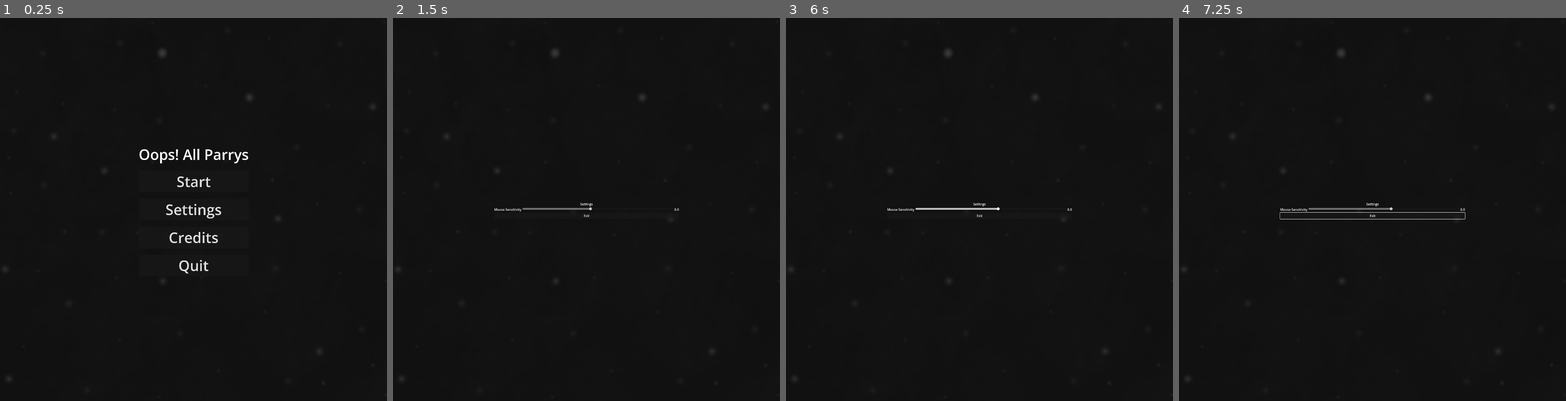
Above: before the commit, frames 1-4 (left to right).
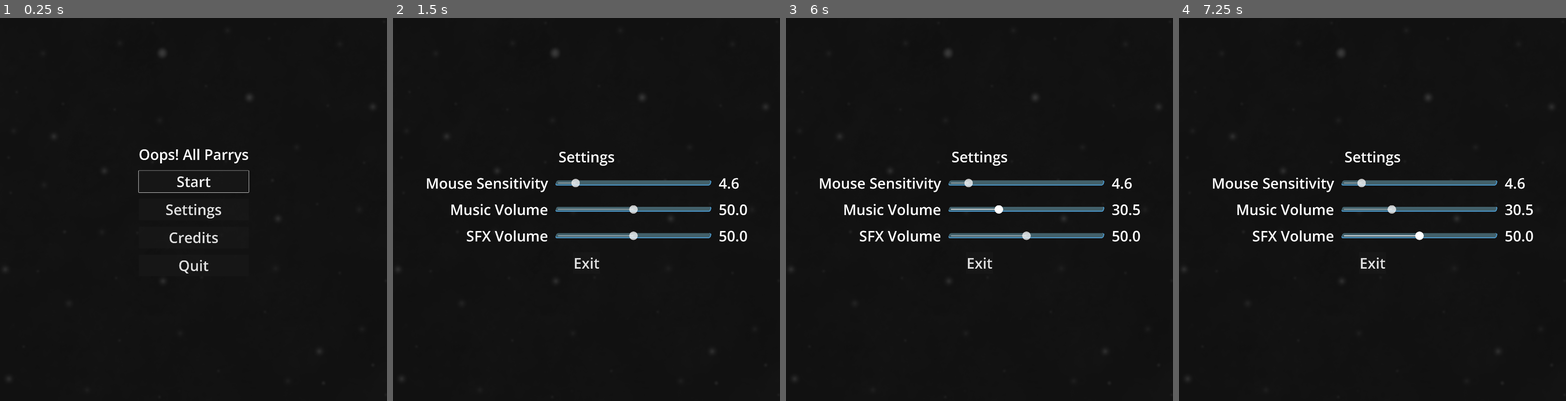
Above: after the commit, the same moments.

Repository: Restra9423/Jamfest-Spring-2026
Game: Godot game, scene res://UI/title.tscn
The game is run twice, just before and just after one commit, with the same random seed, the same clock (stepped at 60 frames per second) and the same inputs. Sound files missing from this copy of the repository are replaced by a short silence.
Inputs (mouse positions are in pixels of both pictures, inside the frame that each line leads up to):
- Up to frame 1 (0.25 s): no input
- Up to frame 2 (1.5 s): click "Settings" at 0.5 s; tap Enter at 1.25 s; move the mouse to (671, 190) at 1.27 s; hold D (Right) from 1.28 s (still down); click (671, 190) at 1.35 s
- Up to frame 3 (6 s): tap Space at 2, 3.5, 5 s; move the mouse to (902, 228) at 2.02 s; release D (Right) at 2.03 s; hold S (Down) 2.03-2.78 s; tap Down (AimDown) at 2.1 s; click (902, 228) at 2.3 s; tap Enter at 2.75, 4.25 s; move the mouse to (1018, 125) at 2.77 s; hold D (Right) 2.78-3.53 s; tap Left (AimLeft) at 2.85 s; click (1018, 125) at 3.05 s; move the mouse to (960, 286) at 3.52 s; hold W (Up) 3.53-4.28 s; tap Right (AimRight) at 3.6 s; click (960, 286) at 3.8 s; move the mouse to (1095, 266) at 4.27 s; hold A (Left) 4.28-5.78 s; tap Up (AimUp) at 4.35 s; click (1095, 266) at 4.55 s; move the mouse to (863, 152) at 5.02 s; click (863, 152) at 5.1 s; move the mouse to (998, 209) at 5.77 s; hold S (Down) from 5.78 s (still down); click (998, 209) at 5.85 s
- Up to frame 4 (7.25 s): move the mouse to (1314, 113) at 6.52 s; release S (Down) at 6.53 s; hold D (Right) from 6.53 s (still down); tap Down (AimDown) at 6.6 s; click (1314, 113) at 6.8 s

The runs differ from the first frame. In frame 1, 0.1% of the frame differs, in the area x 35-65%, y 39-46%; in frame 2, 3.1%; in frame 3, 3.1%; in frame 4, 3.2%, in the area x 8-92%, y 34-66%.

Commit message:
we did some stuff
Added Audio Buses (not currently implemented fully), edited how Pattern Spawner stores patterns, edited Shield Sprite storage, shrunk player hitbox, added controller support to SOME menus, implemented basic volume controls (still buggy), updated bullet parry function and bullet ricochet angles, player can now parry bullets that are inside their parry hitbox (but they are worth less points), added a small animation to parrying successfully, continued work on Settings menu UI.

Diff:
--- a/Prefabs/AudioController.tscn
+++ b/Prefabs/AudioController.tscn
@@ -6,7 +6,5 @@
 script = ExtResource("1_bimbq")
 
 [node name="Music" type="AudioStreamPlayer" parent="." unique_id=1081648407]
-volume_db = -5.0
 
 [node name="SFX" type="AudioStreamPlayer" parent="." unique_id=738064960]
-volume_db = 2.5
--- a/Prefabs/PatternSpawner.tscn
+++ b/Prefabs/PatternSpawner.tscn
@@ -1,9 +1,18 @@
 [gd_scene format=3 uid="uid://djiitpxgsp02t"]
 
 [ext_resource type="Script" uid="uid://0bb3mt2iso4l" path="res://Scripts/patternSpawner.gd" id="1_2sovd"]
+[ext_resource type="PackedScene" uid="uid://cryd88wwyigoj" path="res://Prefabs/Bullet Patterns/ParryCirclePattern1.tscn" id="2_5o01j"]
+[ext_resource type="PackedScene" uid="uid://cul5eigkcnwns" path="res://Prefabs/Bullet Patterns/UnparryCirclePattern1.tscn" id="3_mnkuo"]
+[ext_resource type="PackedScene" uid="uid://ruviwgosc4y5" path="res://Prefabs/Bullet Patterns/ParrySpearPattern.tscn" id="4_758bo"]
+[ext_resource type="PackedScene" uid="uid://c8ii6g7jho1n2" path="res://Prefabs/Bullet Patterns/UnparrySpearPattern.tscn" id="5_tdlvc"]
+[ext_resource type="PackedScene" uid="uid://iuj1ovoxyf5x" path="res://Prefabs/Bullet Patterns/VPattern.tscn" id="6_jx3da"]
+[ext_resource type="PackedScene" uid="uid://bjp3gpj3rvffl" path="res://Prefabs/Bullet Patterns/LinePattern.tscn" id="7_02fpo"]
+[ext_resource type="PackedScene" uid="uid://djg5mj3kja0qq" path="res://Prefabs/Bullet Patterns/WavePattern.tscn" id="8_8dslv"]
+[ext_resource type="PackedScene" uid="uid://dejoq8cfsmchq" path="res://Prefabs/Bullet Patterns/HomingPattern1.tscn" id="9_ru17v"]
 
 [node name="PatternSpawner" type="Node2D" unique_id=680363320]
 script = ExtResource("1_2sovd")
+patternList = Array[PackedScene]([ExtResource("2_5o01j"), ExtResource("3_mnkuo"), ExtResource("4_758bo"), ExtResource("5_tdlvc"), ExtResource("6_jx3da"), ExtResource("7_02fpo"), ExtResource("8_8dslv"), ExtResource("9_ru17v")])
 
 [node name="WaveTimer" type="Timer" parent="." unique_id=869479075]
 wait_time = 2.0
--- a/Prefabs/Player.tscn
+++ b/Prefabs/Player.tscn
@@ -2,16 +2,22 @@
 
 [ext_resource type="Texture2D" uid="uid://dkoiqnalnn0sh" path="res://Art/placeholderChar.png" id="1_um8lo"]
 [ext_resource type="Script" uid="uid://dpyrp55kf2kuf" path="res://Scripts/playerController.gd" id="1_x3d5u"]
+[ext_resource type="Texture2D" uid="uid://bfc25hpcobgil" path="res://Art/OrangeShield.png" id="3_gg3t4"]
 [ext_resource type="SpriteFrames" uid="uid://dr87lchxpvjjf" path="res://Art/CharAnim.tres" id="3_shmu5"]
+[ext_resource type="Texture2D" uid="uid://d18gwi35244a7" path="res://Art/PurpleShield.png" id="4_javds"]
 [ext_resource type="Texture2D" uid="uid://cv05qqpjql5dn" path="res://Art/WhiteShield.png" id="4_shmu5"]
 
 [sub_resource type="CircleShape2D" id="CircleShape2D_b43ah"]
-radius = 43.011627
+radius = 37.0
 
-[node name="Player" type="CharacterBody2D" unique_id=740572060 groups=["Player"]]
+[node name="Player" type="CharacterBody2D" unique_id=740572060 node_paths=PackedStringArray("parryZone") groups=["Player"]]
 collision_layer = 2
 collision_mask = 12
 script = ExtResource("1_x3d5u")
+parryTextureWhite = ExtResource("4_shmu5")
+parryTextureOrange = ExtResource("3_gg3t4")
+parryTexturePurple = ExtResource("4_javds")
+parryZone = NodePath("ParryPivot/ParryZone")
 
 [node name="CollisionShape2D" type="CollisionShape2D" parent="." unique_id=756021141]
 shape = SubResource("CircleShape2D_b43ah")
@@ -46,7 +52,8 @@
 scale = Vector2(3.5382335, 3.301938)
 polygon = PackedVector2Array(39.624855, -8.479868, 37.36384, -16.656883, 32.55918, -19.685408, 37.081215, -22.713932, 4 …(192 unchanged characters)…
 
-[node name="Sprite2D" type="Sprite2D" parent="ParryPivot" unique_id=566237161]
+[node name="ParrySprite" type="Sprite2D" parent="ParryPivot" unique_id=566237161]
+unique_name_in_owner = true
 z_index = 1
 position = Vector2(75.635, 0)
 rotation = 1.5707964
--- a/Scripts/audioController.gd
+++ b/Scripts/audioController.gd
@@ -2,6 +2,8 @@
 
 @onready var music : AudioStreamPlayer = $Music
 @onready var sfx : AudioStreamPlayer = $SFX
+
+var priorityPlaying : bool = false
 
 var gameBGM = preload("res://Sound/Music/BulletHellSong.wav")
 var deathBGM = preload("res://Sound/Music/BulletHellDeathJingle.wav")
@@ -13,7 +15,9 @@
 var deathSound = preload("res://Sound/SFX/ExplosionDeath8Bit_SFX.wav")
 var clickSound = preload("res://Sound/SFX/UISelect8Bit_SFX.wav")
 
-var priorityPlaying : bool = false
+func _ready() -> void:
+	music.volume_db += -5.0
+	sfx.volume_db += 2.5
 
 func playMusic(stream: AudioStream):
 	if (music.stream != stream):
@@ -29,3 +33,6 @@
 		priorityPlaying = true
 		await sfx.finished
 		priorityPlaying = false
+
+func setVolume(player : AudioStreamPlayer, volume : float):
+	player.volume_db = volume
--- a/Scripts/bullet.gd
+++ b/Scripts/bullet.gd
@@ -60,9 +60,8 @@
 
 func setParried(parriedDir: Vector2):
 	mySprite.frame = 2
-	speed *= 2
-	moveDir *= -1
-	moveDir = (moveDir + (parriedDir.normalized() * 1.5)).normalized()
+	speed = (speed * 1.5) + 200
+	moveDir = (-(moveDir) + (parriedDir * 2)).normalized()
 	parriedBullet = true
 
 func _on_area_entered(area: Area2D) -> void:
@@ -70,17 +69,7 @@
 		if(parriedBullet && isParryable && !area.isParryable && !area.parriedBullet):
 			ScoreCounter.incrementScore(area.pointValue)
 			ScoreManager.instance.updateScore()
-			print("proof")
-			if (area.moveDir.x > moveDir.x):
-				if (area.moveDir.y > moveDir.y):
-					area.setParried(-(abs(area.moveDir * moveDir)))
-				else:
-					area.setParried(Vector2(-(abs(area.moveDir.x * moveDir.x)), abs(area.moveDir.y * moveDir.y)))
-			else:
-				if (area.moveDir.y < moveDir.y):
-					area.setParried(abs(area.moveDir * moveDir))
-				else:
-					area.setParried(Vector2(abs(area.moveDir.x * moveDir.x), -(abs(area.moveDir.y * moveDir.y))))
+			area.setParried(self.position.direction_to(area.position).normalized())
 
 
 func _on_visible_on_screen_notifier_2d_screen_exited() -> void:
--- a/Scripts/gameManager.gd
+++ b/Scripts/gameManager.gd
@@ -1,6 +1,5 @@
 extends Node2D
 
 
-# Called when the node enters the scene tree for the first time.
 func _ready() -> void:
 	AudioController.playMusic(AudioController.gameBGM)
--- a/Scripts/patternSpawner.gd
+++ b/Scripts/patternSpawner.gd
@@ -2,17 +2,9 @@
 
 @onready var waveTimer : Timer = $WaveTimer
 var totalWaves : float = 0.0
-var parryCirclePattern1 = preload("res://Prefabs/Bullet Patterns/ParryCirclePattern1.tscn")
-var unparryCirclePattern1 = preload("res://Prefabs/Bullet Patterns/UnparryCirclePattern1.tscn")
-var parrySpearPattern = preload("res://Prefabs/Bullet Patterns/ParrySpearPattern.tscn")
-var unparrySpearPattern = preload("res://Prefabs/Bullet Patterns/UnparrySpearPattern.tscn")
-var vPattern = preload("res://Prefabs/Bullet Patterns/VPattern.tscn")
-var linePattern = preload("res://Prefabs/Bullet Patterns/LinePattern.tscn")
-var wavePattern = preload("res://Prefabs/Bullet Patterns/WavePattern.tscn")
-var homingPattern1 = preload("res://Prefabs/Bullet Patterns/HomingPattern1.tscn")
 
 # Create an array of references to each existing bullet pattern
-var patternList = [parryCirclePattern1, unparryCirclePattern1, parrySpearPattern, unparrySpearPattern, vPattern, linePattern, wavePattern, homingPattern1]
+@export var patternList : Array[PackedScene]
 
 func _on_ready() -> void:
 	waveTimer.wait_time = 0.0
--- a/Scripts/playerController.gd
+++ b/Scripts/playerController.gd
@@ -5,7 +5,11 @@
 @export var health2: Node2D
 @export var health1: Node2D
 @onready var playerSprite = $Area2D/AnimatedSprite2D
-@onready var parrySprite : Sprite2D = $ParryPivot/Sprite2D
+@onready var parrySprite : Sprite2D = %ParrySprite
+
+@export var parryTextureWhite: Texture
+@export var parryTextureOrange: Texture
+@export var parryTexturePurple: Texture
 
 #timers references
 @onready var iFrames : Timer = $iFrames
@@ -27,7 +31,7 @@
 
 #input initialization
 @onready var parryPivot : Node2D = $ParryPivot
-@onready var parryZone : Area2D = $ParryPivot/ParryZone
+@export var parryZone : Area2D
 var mouseInput = Vector2.ZERO
 var aimInput = Vector2.ZERO
 
@@ -46,11 +50,11 @@
 
 	#parry state check
 	if(parryLength.time_left > 0):
-		parrySprite.texture = load("res://Art/OrangeShield.png")
+		parrySprite.texture = parryTextureOrange
 	elif(parryCooldown.time_left > 0):
-		parrySprite.texture = load("res://Art/PurpleShield.png")
+		parrySprite.texture = parryTexturePurple
 	else:
-		parrySprite.texture = load("res://Art/WhiteShield.png")
+		parrySprite.texture = parryTextureWhite
 
 	#get input
 	moveInput = Vector2(Input.get_axis("Left", "Right"), Input.get_axis("Up", "Down")).normalized()
@@ -74,6 +78,12 @@
 		parrying = true
 		parryLength.start()
 
+func _physics_process(_delta: float) -> void:
+	for area in parryZone.get_overlapping_areas():
+		if(parryLength.time_left > 0 && area.isParryable && !area.parriedBullet):
+			parry(area.pointValue/4)
+			area.setParried(((parryDir + self.position.direction_to(area.position))/2).normalized())
+
 
 
 #collision functions
@@ -85,14 +95,7 @@
 func _on_parry_zone_area_entered(area: Area2D) -> void:
 	if(parryLength.time_left > 0 && area.isParryable && !area.parriedBullet):
 		parry(area.pointValue)
-		area.setParried(parryDir)
-	else:
-		await get_tree().create_timer(0.5).timeout
-		if (is_instance_valid(area)):
-			if(parryLength.time_left > 0 && area.isParryable && parryZone.overlaps_area(area) && !area.parriedBullet):
-				parry(area.pointValue)
-				area.setParried((parryDir + ((position - area.position) / 2)).normalized())
-
+		area.setParried(((parryDir + self.position.direction_to(area.position))/2).normalized())
 
 
 #custom functions
@@ -110,6 +113,11 @@
 	if (totalHeals < ScoreCounter.currentScore/10000):
 		heal()
 		totalHeals += 1
+
+	var parryTween = get_tree().create_tween()
+	parryTween.tween_property(parrySprite, "position:x", 110.0, 0.06).set_trans(Tween.TRANS_BOUNCE)
+	parryTween.tween_property(parrySprite, "position:x", 75.635, 0.10).set_trans(Tween.TRANS_BOUNCE)
+
 
 func hurt():
 	print("hurt function called")
--- a/UI/death.gd
+++ b/UI/death.gd
@@ -3,6 +3,7 @@
 @export var scoreDisplay : Label
 
 func _ready() -> void:
+	$VBoxContainer/Restart.grab_focus()
 	scoreDisplay.text = str(ScoreCounter.currentScore)
 	AudioController.playSFX(AudioController.deathSound)
 	AudioController.playMusic(AudioController.deathBGM)
--- a/UI/death.tscn
+++ b/UI/death.tscn
@@ -55,14 +55,26 @@
 
 [node name="Restart" type="Button" parent="VBoxContainer" unique_id=2039440741]
 layout_mode = 2
+focus_neighbor_top = NodePath("../Quit")
+focus_neighbor_bottom = NodePath("../Main Menu")
+focus_next = NodePath("../Main Menu")
+focus_previous = NodePath("../Quit")
 text = "Restart"
 
 [node name="Main Menu" type="Button" parent="VBoxContainer" unique_id=388200324]
 layout_mode = 2
+focus_neighbor_top = NodePath("../Restart")
+focus_neighbor_bottom = NodePath("../Quit")
+focus_next = NodePath("../Quit")
+focus_previous = NodePath("../Restart")
 text = "Main Menu"
 
 [node name="Quit" type="Button" parent="VBoxContainer" unique_id=1429858335]
 layout_mode = 2
+focus_neighbor_top = NodePath("../Main Menu")
+focus_neighbor_bottom = NodePath("../Restart")
+focus_next = NodePath("../Restart")
+focus_previous = NodePath("../Main Menu")
 text = "Quit"
 
 [connection signal="pressed" from="VBoxContainer/Restart" to="." method="_on_restart_pressed"]
--- a/UI/settings.gd
+++ b/UI/settings.gd
@@ -1,17 +1,51 @@
 extends Control
 
 @export var sfx: AudioStreamPlayer
-@onready var aimSlider : HSlider = $VBoxContainer/Sensitivity/aimSlider
-var click_sound = preload("res://Sound/SFX/UISelect8Bit_SFX.wav")
-var death_sound = preload("res://Sound/SFX/ExplosionDeath8Bit_SFX.wav")
+@onready var aimSlider : HSlider = %aimSlider
+@onready var musicSlider : HSlider = %musicSlider
+@onready var sfxSlider : HSlider = %sfxSlider
+@onready var aimDisplay : Label = %aimDisplay
+@onready var musicDisplay : Label = %musicDisplay
+@onready var sfxDisplay : Label = %sfxDisplay
 
 func _ready() -> void:
 	AudioController.playMusic(AudioController.gameBGM)
 	Input.set_mouse_mode(Input.MOUSE_MODE_VISIBLE)
-	aimSlider.value = SettingsManager.mouseSensitivity
+	aimSlider.value = (5.0 - (SettingsManager.mouseSensitivity / 10))
+	if (AudioController.music.volume_db == -5.0 && AudioController.sfx.volume_db == 2.5):
+		musicSlider.value = 50.0
+		sfxSlider.value = 50.0
+	else:
+		musicSlider.value = AudioController.music.volume_db
+		sfxSlider.value = AudioController.music.volume_db
 
-func _on_h_slider_drag_ended(value_changed: bool) -> void:
-	SettingsManager.setMouseSensitivity(aimSlider.value)
+func _process(_delta) -> void:
+	aimDisplay.text = str(aimSlider.value)
+	musicDisplay.text = str(musicSlider.value)
+	sfxDisplay.text = str(sfxSlider.value)
+
+func _on_h_slider_drag_ended(_value_changed: bool) -> void:
+	SettingsManager.setMouseSensitivity(5.0 - (aimSlider.value / 10))
+
+func _on_music_slider_drag_ended(_value_changed: bool) -> void:
+	if (musicSlider.value == 0.0):
+		AudioController.setVolume(AudioController.music, -80.0)
+	elif musicSlider.value <= 50.0:
+		var db = remap(musicSlider.value, 0.1, 50.0, -15.0, -5.0)
+		AudioController.setVolume(AudioController.music, db)
+	else:
+		var db = remap(musicSlider.value, 50.0, 100.0, -5.0, 10.0)
+		AudioController.setVolume(AudioController.music, db)
+
+func _on_sfx_slider_drag_ended(_value_changed: bool) -> void:
+	if (sfxSlider.value == 0.0):
+		AudioController.setVolume(AudioController.sfx, -80.0)
+	elif musicSlider.value <= 50.0:
+		var db = remap(musicSlider.value, 0.1, 50.0, -15.0, 2.5)
+		AudioController.setVolume(AudioController.music, db)
+	else:
+		var db = remap(musicSlider.value, 50.0, 100.0, 2.5, 10.0)
+		AudioController.setVolume(AudioController.music, db)
 
 func _on_exit_pressed() -> void:
 	AudioController.playSFX(AudioController.clickSound)
--- a/UI/settings.tscn
+++ b/UI/settings.tscn
@@ -3,10 +3,6 @@
 [ext_resource type="Script" uid="uid://bihiap0lw5x8f" path="res://UI/settings.gd" id="1_7iqql"]
 [ext_resource type="Texture2D" uid="uid://3pn0sh3mbpie" path="res://Art/Background.png" id="2_wgjsl"]
 [ext_resource type="Theme" uid="uid://b0t0wqywuh78x" path="res://UI/ui_theme.tres" id="3_hnc8t"]
-
-[sub_resource type="LabelSettings" id="LabelSettings_fb0e8"]
-
-[sub_resource type="LabelSettings" id="LabelSettings_lgafb"]
 
 [node name="Settings" type="Control" unique_id=1857315905 node_paths=PackedStringArray("sfx")]
 layout_mode = 3
@@ -15,6 +11,7 @@
 anchor_bottom = 1.0
 grow_horizontal = 2
 grow_vertical = 2
+theme = ExtResource("3_hnc8t")
 script = ExtResource("1_7iqql")
 sfx = NodePath("")
 
@@ -47,34 +44,90 @@
 
 [node name="Label" type="Label" parent="VBoxContainer" unique_id=1575087308]
 layout_mode = 2
-theme = ExtResource("3_hnc8t")
 text = "Settings"
-label_settings = SubResource("LabelSettings_fb0e8")
 horizontal_alignment = 1
 
-[node name="Sensitivity" type="HBoxContainer" parent="VBoxContainer" unique_id=787798267]
+[node name="HBoxContainer" type="HBoxContainer" parent="VBoxContainer" unique_id=456339048]
+layout_mode = 2
+theme_override_constants/separation = 48
+
+[node name="VBoxContainer" type="VBoxContainer" parent="VBoxContainer/HBoxContainer" unique_id=1855571428]
 layout_mode = 2
 
-[node name="Label2" type="Label" parent="VBoxContainer/Sensitivity" unique_id=289590979]
+[node name="Label" type="Label" parent="VBoxContainer/HBoxContainer/VBoxContainer" unique_id=289590979]
 layout_mode = 2
+size_flags_horizontal = 8
 text = "Mouse Sensitivity"
-label_settings = SubResource("LabelSettings_lgafb")
 horizontal_alignment = 1
 
-[node name="aimSlider" type="HSlider" parent="VBoxContainer/Sensitivity" unique_id=1951586010]
+[node name="Label2" type="Label" parent="VBoxContainer/HBoxContainer/VBoxContainer" unique_id=1968164570]
+layout_mode = 2
+size_flags_horizontal = 8
+text = "Music Volume"
+horizontal_alignment = 1
+
+[node name="Label3" type="Label" parent="VBoxContainer/HBoxContainer/VBoxContainer" unique_id=155799215]
+layout_mode = 2
+size_flags_horizontal = 8
+text = "SFX Volume"
+horizontal_alignment = 1
+
+[node name="VBoxContainer2" type="VBoxContainer" parent="VBoxContainer/HBoxContainer" unique_id=1214563227]
+layout_mode = 2
+
+[node name="aimSlider" type="HSlider" parent="VBoxContainer/HBoxContainer/VBoxContainer2" unique_id=1951586010]
+unique_name_in_owner = true
 custom_minimum_size = Vector2(750, 0)
 layout_mode = 2
-max_value = 10.0
+size_flags_horizontal = 4
+size_flags_vertical = 6
+max_value = 50.0
 step = 0.1
 
-[node name="Display" type="Label" parent="VBoxContainer/Sensitivity" unique_id=1804054237]
+[node name="musicSlider" type="HSlider" parent="VBoxContainer/HBoxContainer/VBoxContainer2" unique_id=1289285435]
+unique_name_in_owner = true
+custom_minimum_size = Vector2(750, 0)
 layout_mode = 2
+size_flags_vertical = 6
+step = 0.1
+
+[node name="sfxSlider" type="HSlider" parent="VBoxContainer/HBoxContainer/VBoxContainer2" unique_id=393601576]
+unique_name_in_owner = true
+custom_minimum_size = Vector2(750, 0)
+layout_mode = 2
+size_flags_vertical = 6
+step = 0.1
+
+[node name="VBoxContainer3" type="VBoxContainer" parent="VBoxContainer/HBoxContainer" unique_id=860326737]
+layout_mode = 2
+
+[node name="aimDisplay" type="Label" parent="VBoxContainer/HBoxContainer/VBoxContainer3" unique_id=1804054237]
+unique_name_in_owner = true
+layout_mode = 2
+size_flags_horizontal = 0
+text = "0.0"
+horizontal_alignment = 1
+
+[node name="musicDisplay" type="Label" parent="VBoxContainer/HBoxContainer/VBoxContainer3" unique_id=699103381]
+unique_name_in_owner = true
+layout_mode = 2
+size_flags_horizontal = 0
+text = "0.0"
+horizontal_alignment = 1
+
+[node name="sfxDisplay" type="Label" parent="VBoxContainer/HBoxContainer/VBoxContainer3" unique_id=326332639]
+unique_name_in_owner = true
+layout_mode = 2
+size_flags_horizontal = 0
 text = "0.0"
 horizontal_alignment = 1
 
 [node name="Exit" type="Button" parent="VBoxContainer" unique_id=1369645295]
 layout_mode = 2
+size_flags_horizontal = 4
 text = "Exit"
 
-[connection signal="drag_ended" from="VBoxContainer/Sensitivity/aimSlider" to="." method="_on_h_slider_drag_ended"]
+[connection signal="drag_ended" from="VBoxContainer/HBoxContainer/VBoxContainer2/aimSlider" to="." method="_on_h_slider_drag_ended"]
+[connection signal="drag_ended" from="VBoxContainer/HBoxContainer/VBoxContainer2/musicSlider" to="." method="_on_music_slider_drag_ended"]
+[connection signal="drag_ended" from="VBoxContainer/HBoxContainer/VBoxContainer2/sfxSlider" to="." method="_on_sfx_slider_drag_ended"]
 [connection signal="pressed" from="VBoxContainer/Exit" to="." method="_on_exit_pressed"]
--- a/UI/title.gd
+++ b/UI/title.gd
@@ -3,6 +3,7 @@
 
 func _ready() -> void:
 	Input.set_mouse_mode(Input.MOUSE_MODE_VISIBLE)
+	$VBoxContainer/Start.grab_focus()
 	AudioController.playMusic(AudioController.gameBGM)
 
 func _on_start_pressed() -> void:
--- a/UI/title.tscn
+++ b/UI/title.tscn
@@ -49,18 +49,26 @@
 
 [node name="Start" type="Button" parent="VBoxContainer" unique_id=1343386419]
 layout_mode = 2
+focus_neighbor_top = NodePath("../Quit")
+focus_neighbor_bottom = NodePath("../Settings")
 text = "Start"
 
 [node name="Settings" type="Button" parent="VBoxContainer" unique_id=593332406]
 layout_mode = 2
+focus_neighbor_top = NodePath("../Start")
+focus_neighbor_bottom = NodePath("../Credits")
 text = "Settings"
 
 [node name="Credits" type="Button" parent="VBoxContainer" unique_id=1251620939]
 layout_mode = 2
+focus_neighbor_top = NodePath("../Settings")
+focus_neighbor_bottom = NodePath("../Quit")
 text = "Credits"
 
 [node name="Quit" type="Button" parent="VBoxContainer" unique_id=1560069852]
 layout_mode = 2
+focus_neighbor_top = NodePath("../Credits")
+focus_neighbor_bottom = NodePath("../Start")
 text = "Quit"
 
 [connection signal="pressed" from="VBoxContainer/Start" to="." method="_on_start_pressed"]
--- a/UI/ui_theme.tres
+++ b/UI/ui_theme.tres
@@ -1,5 +1,72 @@
 [gd_resource type="Theme" format=3 uid="uid://b0t0wqywuh78x"]
+
+[sub_resource type="DPITexture" id="DPITexture_v4gqq"]
+_source = "<svg xmlns=\"http://www.w3.org/2000/svg\" width=\"16\" height=\"16\"><circle cx=\"8\" cy=\"8\" r=\"7\" fill=\"#fefefe\" fill-opacity=\".75\"/></svg>
+"
+base_scale = 3.0
+
+[sub_resource type="DPITexture" id="DPITexture_it55r"]
+_source = "<svg xmlns=\"http://www.w3.org/2000/svg\" width=\"16\" height=\"16\"><circle cx=\"8\" cy=\"8\" r=\"7\" fill=\"#fefefe\" fill-opacity=\".37\"/></svg>
+"
+
+[sub_resource type="DPITexture" id="DPITexture_p8160"]
+_source = "<svg xmlns=\"http://www.w3.org/2000/svg\" width=\"16\" height=\"16\"><circle cx=\"8\" cy=\"8\" r=\"7\" fill=\"#fefefe\"/></svg>
+"
+base_scale = 3.0
+
+[sub_resource type="DPITexture" id="DPITexture_6tkuj"]
+_source = "<svg xmlns=\"http://www.w3.org/2000/svg\" width=\"4\" height=\"8\"><path fill=\"#fff\" fill-opacity=\".25\" d=\"M1 0h2v16H1z\"/></svg>
+"
+
+[sub_resource type="StyleBoxFlat" id="StyleBoxFlat_qbadw"]
+content_margin_left = 4.0
+content_margin_top = 4.0
+content_margin_right = 4.0
+content_margin_bottom = 4.0
+bg_color = Color(1, 1, 1, 0.4)
+corner_radius_top_left = 4
+corner_radius_top_right = 4
+corner_radius_bottom_right = 4
+corner_radius_bottom_left = 4
+corner_detail = 6
+
+[sub_resource type="StyleBoxFlat" id="StyleBoxFlat_s437d"]
+content_margin_left = 4.0
+content_margin_top = 4.0
+content_margin_right = 4.0
+content_margin_bottom = 4.0
+bg_color = Color(1, 1, 1, 0.75)
+corner_radius_top_left = 4
+corner_radius_top_right = 4
+corner_radius_bottom_right = 4
+corner_radius_bottom_left = 4
+corner_detail = 6
+
+[sub_resource type="StyleBoxFlat" id="StyleBoxFlat_5ibwq"]
+bg_color = Color(0.2606672, 0.37730116, 0.41686672, 1)
+skew = Vector2(0.3, 0)
+border_width_right = 5
+border_width_bottom = 5
+border_color = Color(0.296, 0.59839994, 0.8, 1)
+corner_radius_top_left = 8
+corner_radius_top_right = 8
+corner_radius_bottom_right = 8
+corner_radius_bottom_left = 8
+expand_margin_left = 10.0
+expand_margin_top = 10.0
+expand_margin_right = 10.0
+expand_margin_bottom = 10.0
 
 [resource]
 default_font_size = 72
 BoxContainer/constants/separation = 32
+HSlider/constants/center_grabber = 0
+HSlider/constants/grabber_offset = 0
+HSlider/constants/tick_offset = 0
+HSlider/icons/grabber = SubResource("DPITexture_v4gqq")
+HSlider/icons/grabber_disabled = SubResource("DPITexture_it55r")
+HSlider/icons/grabber_highlight = SubResource("DPITexture_p8160")
+HSlider/icons/tick = SubResource("DPITexture_6tkuj")
+HSlider/styles/grabber_area = SubResource("StyleBoxFlat_qbadw")
+HSlider/styles/grabber_area_highlight = SubResource("StyleBoxFlat_s437d")
+HSlider/styles/slider = SubResource("StyleBoxFlat_5ibwq")
--- /dev/null
+++ b/default_bus_layout.tres
@@ -0,0 +1,15 @@
+[gd_resource type="AudioBusLayout" format=3 uid="uid://db1upmlraggay"]
+
+[resource]
+bus/1/name = &"BGM"
+bus/1/solo = false
+bus/1/mute = false
+bus/1/bypass_fx = false
+bus/1/volume_db = -5.042245
+bus/1/send = &"Master"
+bus/2/name = &"SFX"
+bus/2/solo = false
+bus/2/mute = false
+bus/2/bypass_fx = false
+bus/2/volume_db = 2.5292358
+bus/2/send = &"Master"
--- a/project.godot
+++ b/project.godot
@@ -19,6 +19,10 @@
 run/main_scene="uid://jkbycmyymtjq"
 config/features=PackedStringArray("4.6", "GL Compatibility")
 config/icon="uid://nqgc21jyfpj"
+
+[audio]
+
+buses/default_bus_layout="uid://db1upmlraggay"
 
 [autoload]
 
@@ -51,6 +55,14 @@
 
 [input]
 
+ui_accept={
+"deadzone": 0.5,
+"events": [Object(InputEventKey,"resource_local_to_scene":false,"resource_name":"","device":0,"window_id":0,"alt_pressed":false,"shift_pressed":false,"ctrl_pressed":false,"meta_pressed":false,"pressed":false,"keycode":4194309,"physical_keycode":0,"key_label":0,"unicode":0,"location":0,"echo":false,"script":null)
+, Object(InputEventKey,"resource_local_to_scene":false,"resource_name":"","device":0,"window_id":0,"alt_pressed":false,"shift_pressed":false,"ctrl_pressed":false,"meta_pressed":false,"pressed":false,"keycode":4194310,"physical_keycode":0,"key_label":0,"unicode":0,"location":0,"echo":false,"script":null)
+, Object(InputEventKey,"resource_local_to_scene":false,"resource_name":"","device":0,"window_id":0,"alt_pressed":false,"shift_pressed":false,"ctrl_pressed":false,"meta_pressed":false,"pressed":false,"keycode":32,"physical_keycode":0,"key_label":0,"unicode":32,"location":0,"echo":false,"script":null)
+, Object(InputEventJoypadButton,"resource_local_to_scene":false,"resource_name":"","device":-1,"button_index":0,"pressure":0.0,"pressed":true,"script":null)
+]
+}
 Up={
 "deadzone": 0.2,
 "events": [Object(InputEventKey,"resource_local_to_scene":false,"resource_name":"","device":0,"window_id":0,"alt_presse …(189 unchanged characters)…
Not shown, added: Art/Bullets/BlueDiamondBullet.png.import
Not shown, added: Art/Bullets/RedDiamondBullet.png.import
Not shown, added: Art/Bullets/YellowDiamondBullet.png.import
